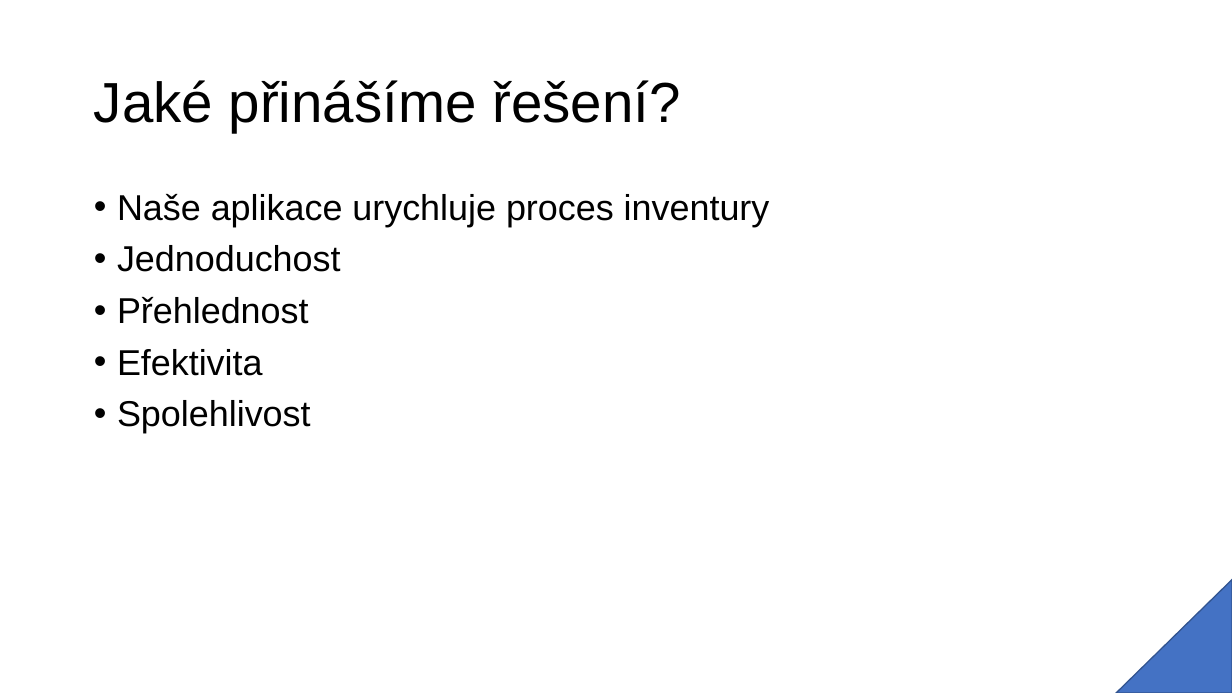
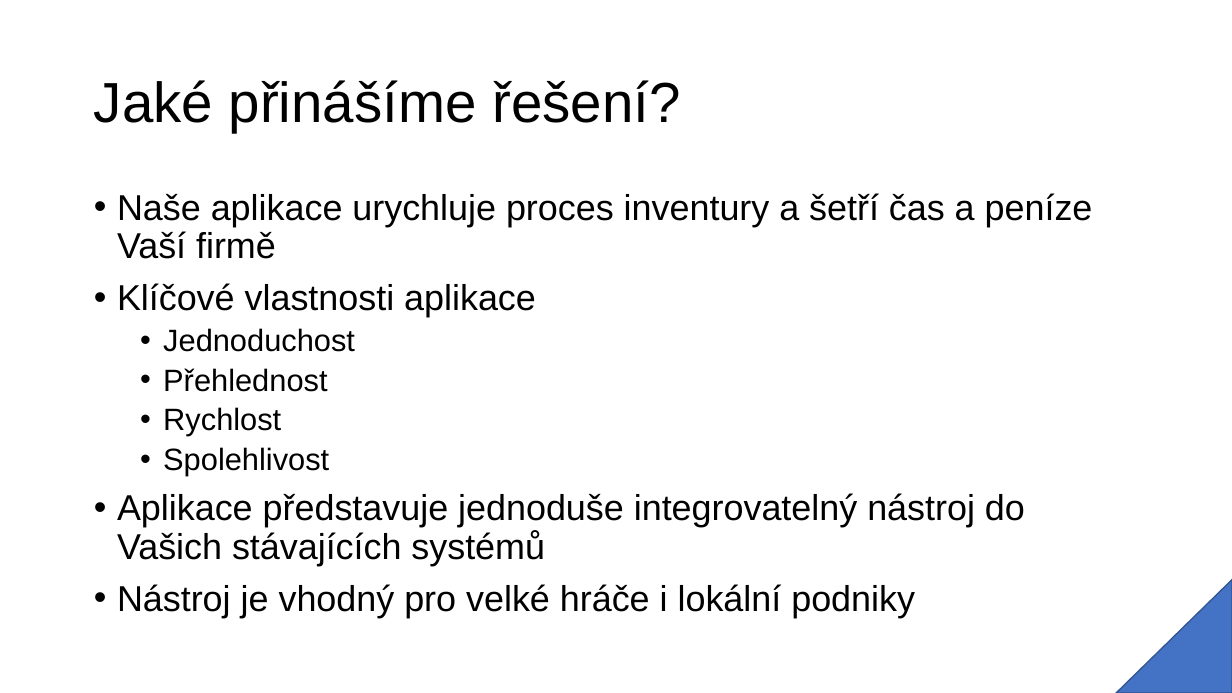
Before and after one commit to Skotuson/UnIT, a slide deck: slide 3 of Představujeme aplikaci.pptx. Drawn at 1232x693 pixels with LibreOffice and Linux fonts; fonts in the diff are those of the drawing. Boxes give left, top, right and bottom in pixels: in the first picture for what was removed or moved away, otherwise in the second. Text is boxed around its words. In the diff, an @@ line names an element or a change of style, - is before the commit and + after.

```diff
--- a/Představujeme aplikaci.pptx
+++ b/Představujeme aplikaci.pptx
@@ text at [117, 193, 1093, 317]: text changed @@
-• Naše aplikace urychluje proces inventury
+• Naše aplikace urychluje proces inventury a šetří čas a peníze Vaší firmě
+• Klíčové vlastnosti aplikace
@@ text at [163, 328, 355, 475]: size 28 to 24 pt in "Jednoduchost", "Přehlednost", "Spolehlivost"; list level 1 to 2 in "Jednoduchost"; list level 1 to 2 in "Přehlednost"; list level 1 to 2 in "Spolehlivost" @@
@@ text at [163, 407, 281, 436]: text changed; size 28 to 24 pt @@
-• Efektivita
+  • Rychlost
@@ text at [117, 493, 1025, 618]: paragraphs added @@
+• Aplikace představuje jednoduše integrovatelný nástroj do Vašich stávajících systémů
+• Nástroj je vhodný pro velké hráče i lokální podniky
```
Also in this commit, not shown: 2 other slides changed, 1 slide added, 2 other files.
